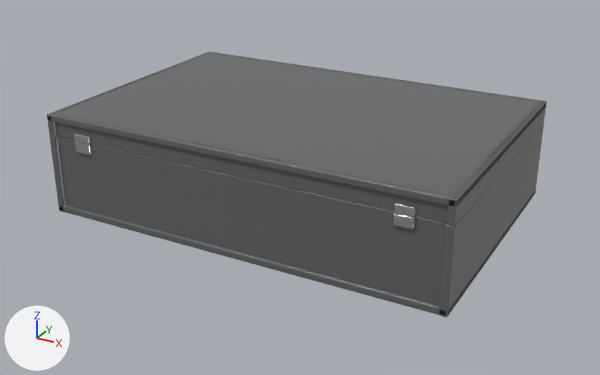
The glTF model pockets-volume-4-storage.glb: old version first, new version second.
Before and after are seen from a camera (50 mm lens) standing at (0.278, -0.509, 0.267) and looking at (0.003, -0.009, 0.017). Lighting does not change. The marker at lower left points along +X, +Y and +Z. The first picture is the older version. Where no turn or scale is listed for an object, it has been applied to the vertices. Vertices at exactly the same position are counted once.

Names of what the first picture shows: 'Case_base', 'Case_end.001', 'Case_side', 'Case_side.001', 'Lid_end.001', 'Lid_side', 'Lid_side.001', 'Lid_top' and 5 more.
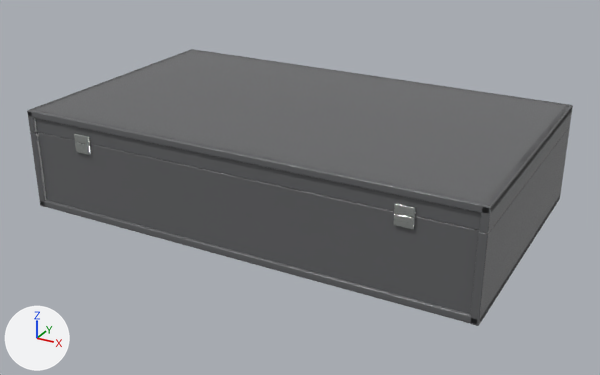
Commit message: Uniform 21-slot pocket boxes: assets 3 of 4

The change in detail:
me_cube_034 is used by ob_case_base; location (0.0, 0.0, 0.0028).
me_cube_034 had 96 vertices, 188 faces and spanned x -0.152..0.152, y -0.102..0.102, z -0.003..0.003.
me_cube_034 now has 96 vertices, 188 faces and spans x -0.171..0.171, y -0.102..0.102, z -0.003..0.003.
me_cube_034 part 1: the whole mesh is scaled about its middle by (1.13, 1, 1).
me_cube_036 is used by ob_case_end_001; location (0.0, -0.0978, 0.0298).
me_cube_036 had 96 vertices, 188 faces and spanned x -0.147..0.147, y -0.002..0.002, z -0.03..0.03.
me_cube_036 now has 96 vertices, 188 faces and spans x -0.166..0.166, y -0.002..0.002, z -0.03..0.03.
me_cube_036 part 2: the whole mesh is scaled about its middle by (1.13, 1, 1).
me_cube_040 is used by ob_lid_end_001; location (0.0, -0.098, 0.0679).
me_cube_040 had 96 vertices, 188 faces and spanned x -0.147..0.147, y -0.002..0.002, z -0.008..0.008.
me_cube_040 now has 96 vertices, 188 faces and spans x -0.166..0.166, y -0.002..0.002, z -0.008..0.008.
me_cube_040 part 3: the whole mesh is scaled about its middle by (1.13, 1, 1).
me_cube_060 is used by ob_lid_top; location (0.0, 0.0, 0.0737).
me_cube_060 had 96 vertices, 188 faces and spanned x -0.152..0.152, y -0.102..0.102, z -0.003..0.003.
me_cube_060 now has 96 vertices, 188 faces and spans x -0.171..0.171, y -0.102..0.102, z -0.003..0.003.
me_cube_060 part 4: the whole mesh is scaled about its middle by (1.13, 1, 1).
Object 'Case_side' (ob_case_side) moves from (-0.1496, 0.0, 0.0298) to (-0.1687, 0.0, 0.0298).
Object 'Case_side.001' (ob_case_side_001) moves from (0.1496, 0.0, 0.0298) to (0.1687, 0.0, 0.0298).
Object 'Lid_side' (ob_lid_side) moves from (-0.1499, 0.0, 0.0679) to (-0.1689, 0.0, 0.0679).
Object 'Lid_side.001' (ob_lid_side_001) moves from (0.1499, 0.0, 0.0679) to (0.1689, 0.0, 0.0679).

Changed parts and their boxes [x1, y1, x2, y2] in the pictures (600 x 375 px):
'Lid_top', rescaled (9% wider, 6% taller): before [48, 52, 547, 206]; after [28, 49, 573, 213]
'Case_end.001', rescaled (13% wider, 8% taller): before [57, 137, 446, 305]; after [38, 132, 479, 314]
'Case_side.001', moved: before [439, 122, 544, 317]; after [470, 126, 570, 326]
'Lid_end.001', rescaled (13% wider, 10% taller): before [55, 115, 448, 223]; after [35, 111, 481, 230]
'Lid_side.001', moved: before [446, 100, 547, 226]; after [479, 104, 573, 234]
'Case_base', rescaled (9% wider): before [59, 190, 536, 316]; after [40, 196, 560, 324]
'Case_side', moved: before [50, 136, 66, 212]; after [30, 132, 47, 207]
'Lid_side', moved: before [47, 52, 209, 137]; after [27, 49, 192, 133]
